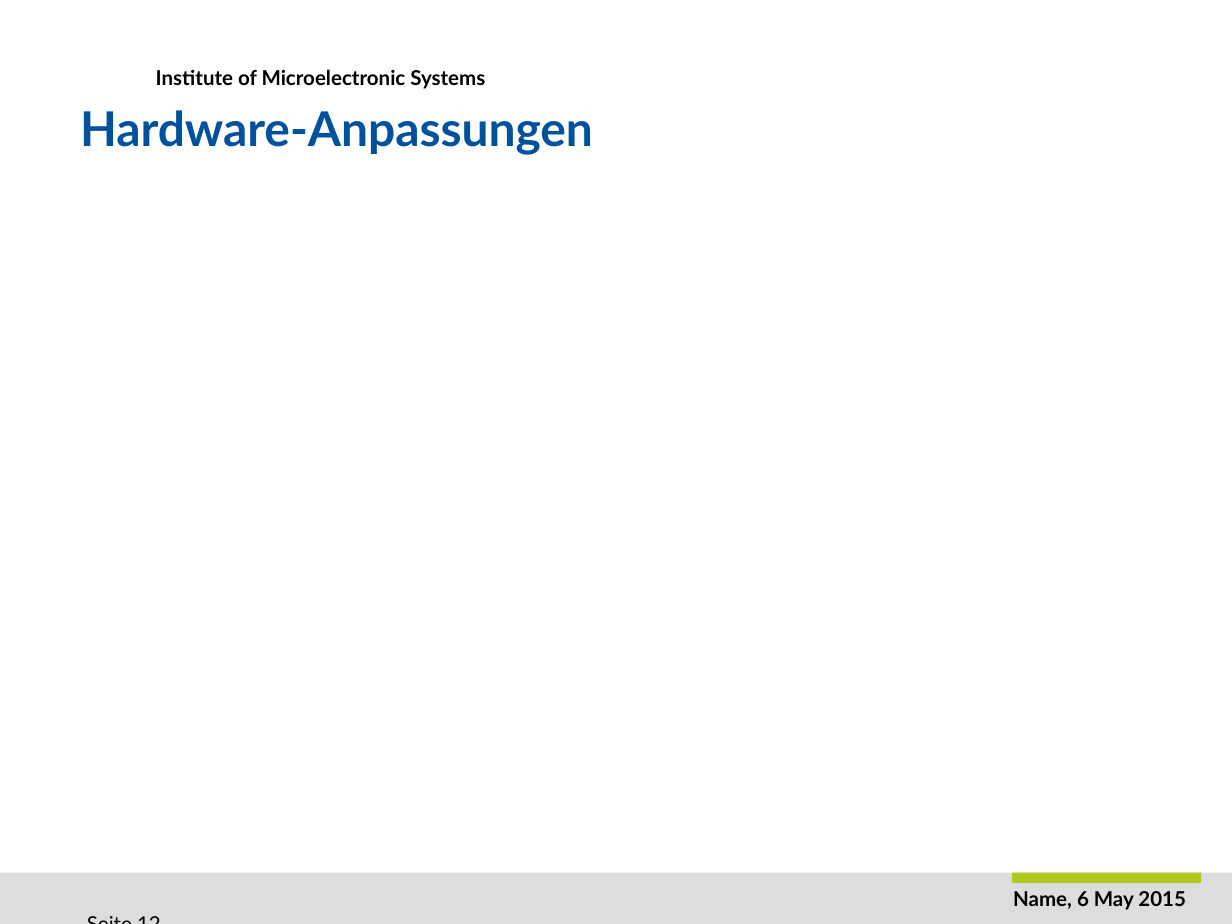
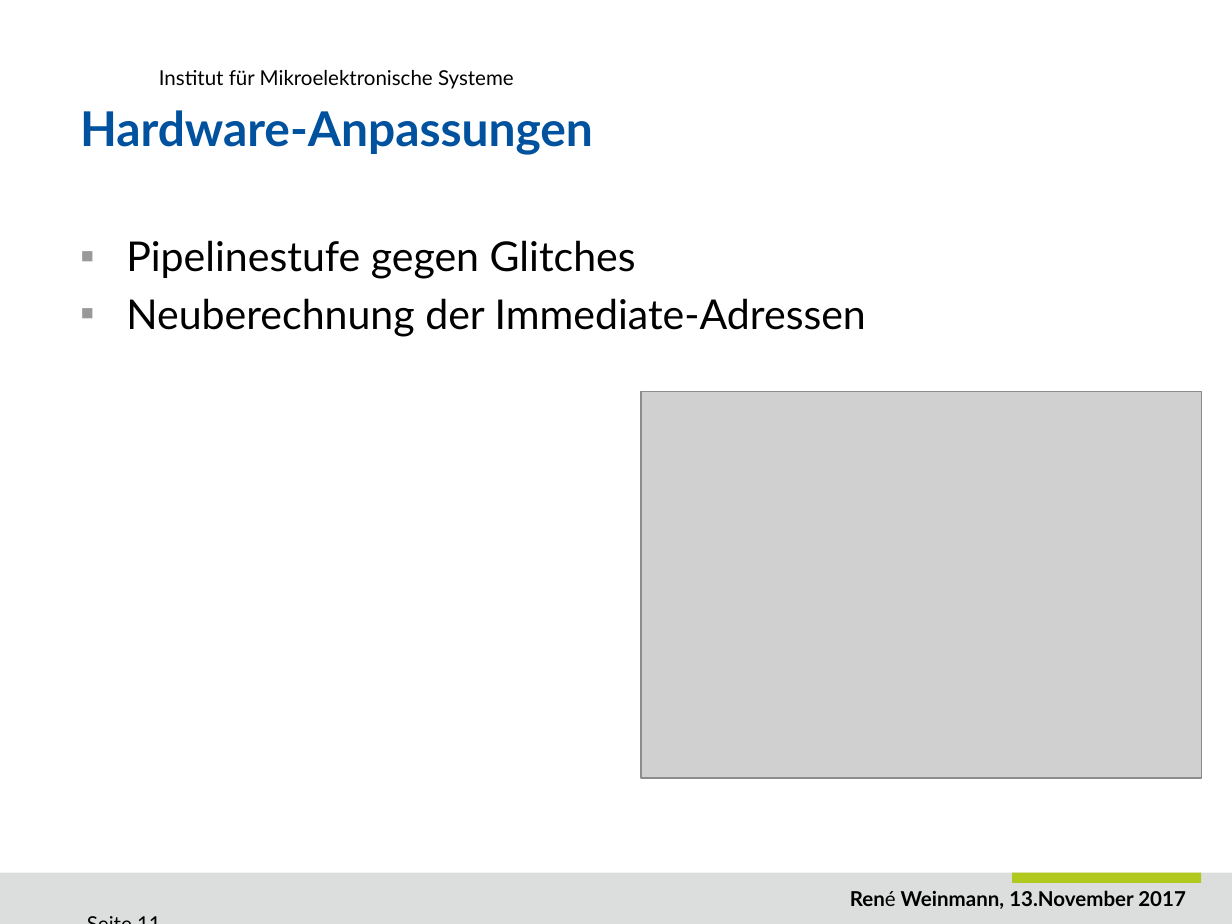
Before and after one commit to ReneWeinmann/Masterarbeit, a slide deck: slide 11 of Presentation_Rene_Weinmann.pptx (slide 12 before the commit). Drawn at 1232x924 pixels with LibreOffice and Linux fonts; fonts in the diff are those of the drawing; grey boxes stand for pictures; background and template pictures are left out. Boxes give left, top, right and bottom in pixels: in the first picture for what was removed or moved away, otherwise in the second. Text is boxed around its words. In the diff, an @@ line names an element or a change of style, - is before the commit and + after.

```diff
--- a/Presentation_Rene_Weinmann.pptx
+++ b/Presentation_Rene_Weinmann.pptx
@@ text at [159,70,514,89]: text changed; bold off @@
-Institute of Microelectronic Systems
+Institut für Mikroelektronische Systeme
@@ text added at [126,240,866,337], 24 pt, text #000000 @@
+▪ Pipelinestufe gegen Glitches
+▪ Neuberechnung der Immediate-Adressen
@@ picture added at [641,392,1201,779] @@
@@ text at [850,890,1186,909]: text changed @@
-Name, 6 May 2015 Seite 12
+René Weinmann, 13.November 2017 Seite 11
```
Also in this commit, not shown: 5 other slides changed, 14 slides added, 12 slides removed, 11 other files.
